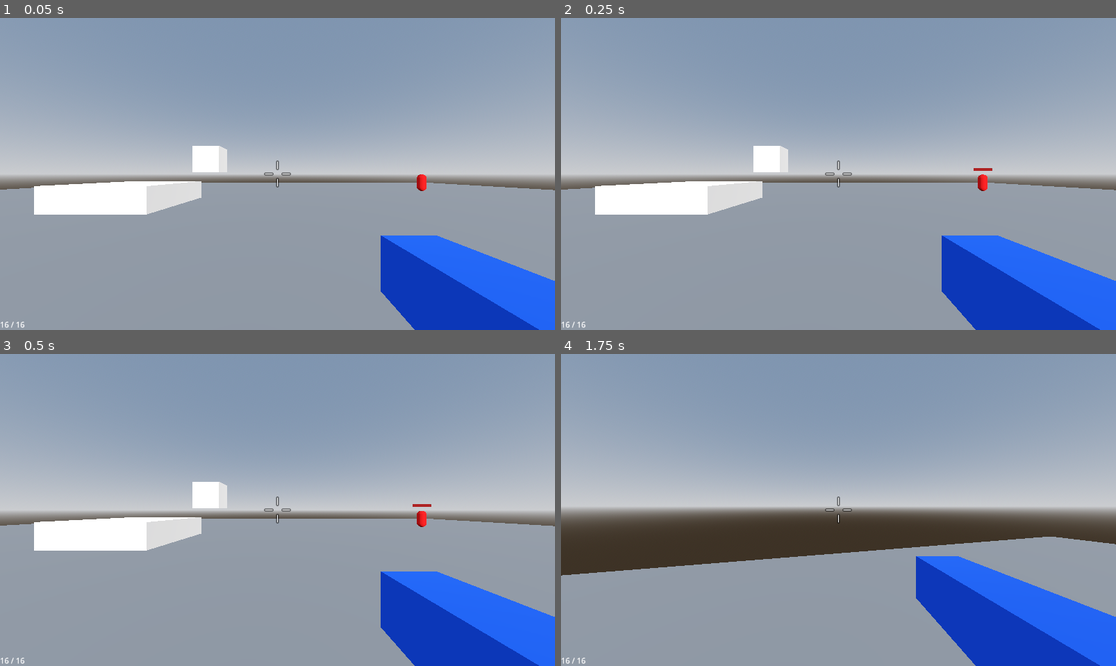
Above: before the commit, frames 1-4 (two rows, left to right).
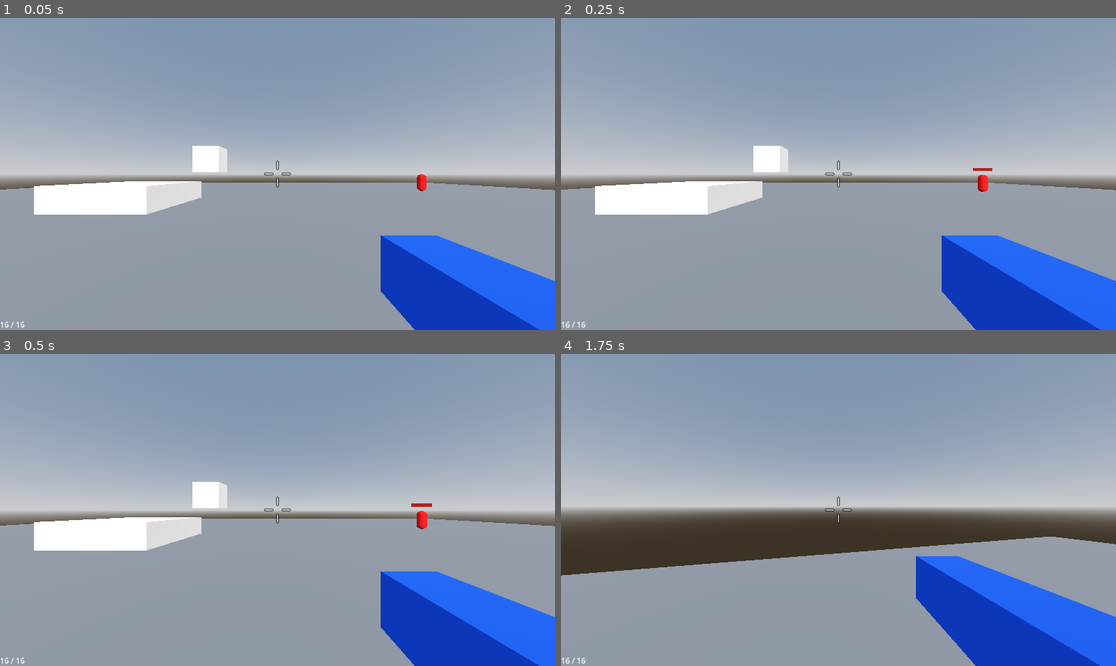
Above: after the commit, the same moments.

Repository: rsrasmu2/Brackeys2025
Game: Godot game, scene res://assets/test_environment/test_environment.tscn
Two runs of this game, one before a commit and one after it. Both use one fixed random seed, a clock stepped at 60 frames per second and the inputs below. This scene is started directly instead of the project's main scene.
Inputs (mouse positions are in pixels of both pictures, inside the frame that each line leads up to):
- Up to frame 1 (0.05 s): no input
- Up to frame 2 (0.25 s): no input
- Up to frame 3 (0.5 s): no input
- Up to frame 4 (1.75 s): tap Enter at 0.5 s; move the mouse to (832, 516) at 0.52 s; hold Right mouse button (melee) 0.53-1.28 s; hold W (move_forward) from 0.53 s (still down); tap Space (jump) at 0.77, 1.52 s; move the mouse to (877, 513) at 1.27 s; tap Shift (dash) at 1.35 s; right-click (877, 513) at 1.55 s

The runs differ from the first frame. In frame 1, less than 0.1% of the frame differs, in the area x 76-77%, y 55-56%; in frame 2, less than 0.1%; in frame 3, less than 0.1%, in the area x 74-78%, y 47-57%; in frame 4, nothing differs.

Commit message:
Add attacking enemies

Diff:
--- a/assets/enemy/enemy.gd
+++ b/assets/enemy/enemy.gd
@@ -1,5 +1,11 @@
 class_name Enemy
 extends CharacterBody3D
+
+enum EnemyState { Following, AttackingWindup, Attacking }
+@onready var state: EnemyState = EnemyState.Following
+
+func _process(delta: float) -> void:
+	move_and_slide()
 
 func take_damage(amount: int) -> void:
 	$Health.health -= amount
--- a/assets/enemy/enemy.tscn
+++ b/assets/enemy/enemy.tscn
@@ -1,8 +1,11 @@
-[gd_scene load_steps=17 format=3 uid="uid://cr5r7kt1j1ati"]
+[gd_scene load_steps=20 format=3 uid="uid://cr5r7kt1j1ati"]
 
 [ext_resource type="Script" uid="uid://dxqniy5yhd62o" path="res://assets/enemy/enemy.gd" id="1_4nxta"]
 [ext_resource type="PackedScene" uid="uid://dkp5y0u8pd54k" path="res://assets/common/health/health.tscn" id="1_hx8jw"]
 [ext_resource type="PackedScene" uid="uid://bpycvx6icpx8o" path="res://assets/enemy/health_bar.tscn" id="3_uu6ev"]
+[ext_resource type="Script" uid="uid://dwmwlob6qacbf" path="res://assets/enemy/movement.gd" id="4_gxvxc"]
+[ext_resource type="Script" uid="uid://k8it2s8jr2qy" path="res://assets/enemy/melee_attack.gd" id="4_x63uy"]
+[ext_resource type="Script" uid="uid://dhefwn5nr2dpi" path="res://assets/enemy/enemy_target.gd" id="5_0tmw4"]
 
 [sub_resource type="CapsuleShape3D" id="CapsuleShape3D_4nxta"]
 radius = 0.3
@@ -42,7 +45,7 @@
 "times": PackedFloat32Array(0),
 "transitions": PackedFloat32Array(1),
 "update": 0,
-"values": [Vector3(0, 0.565, 0)]
+"values": [Vector3(0, 0.7, 0)]
 }
 tracks/2/type = "value"
 tracks/2/imported = false
@@ -135,10 +138,10 @@
 tracks/1/interp = 1
 tracks/1/loop_wrap = true
 tracks/1/keys = {
-"times": PackedFloat32Array(0, 0.3),
-"transitions": PackedFloat32Array(1, 1),
-"update": 0,
-"values": [Vector3(0, 0.91, 0), Vector3(0, 0.7, 0)]
+"times": PackedFloat32Array(0, 0.3, 0.65),
+"transitions": PackedFloat32Array(1, 1, 1),
+"update": 0,
+"values": [Vector3(0, 0.91, 0), Vector3(0, 0.665, 0), Vector3(0, 0.7, 0)]
 }
 tracks/2/type = "value"
 tracks/2/imported = false
@@ -147,10 +150,10 @@
 tracks/2/interp = 1
 tracks/2/loop_wrap = true
 tracks/2/keys = {
-"times": PackedFloat32Array(0, 0.3),
-"transitions": PackedFloat32Array(1, 1),
-"update": 0,
-"values": [Vector3(1.3, 1.3, 1.3), Vector3(1, 1, 1)]
+"times": PackedFloat32Array(0, 0.3, 0.65),
+"transitions": PackedFloat32Array(1, 1, 1),
+"update": 0,
+"values": [Vector3(1.3, 1.3, 1.3), Vector3(0.95, 0.95, 0.95), Vector3(1, 1, 1)]
 }
 tracks/3/type = "value"
 tracks/3/imported = false
@@ -271,7 +274,7 @@
 shape = SubResource("CapsuleShape3D_4nxta")
 
 [node name="MeshInstance3D" type="MeshInstance3D" parent="."]
-transform = Transform3D(1, 0, 0, 0, 1, 0, 0, 0, 1, 0, 0.565, 0)
+transform = Transform3D(1, 0, 0, 0, 1, 0, 0, 0, 1, 0, 0.7, 0)
 mesh = SubResource("CapsuleMesh_uu6ev")
 surface_material_override/0 = SubResource("StandardMaterial3D_x63uy")
 
@@ -282,10 +285,30 @@
 texture = SubResource("ViewportTexture_uu6ev")
 health = NodePath("../Health")
 
+[node name="Movement" type="Node3D" parent="." node_paths=PackedStringArray("controller", "target")]
+script = ExtResource("4_gxvxc")
+controller = NodePath("..")
+target = NodePath("../EnemyTarget")
+
+[node name="EnemyTarget" type="Node" parent="."]
+script = ExtResource("5_0tmw4")
+
+[node name="MeleeAttack" type="Node3D" parent="." node_paths=PackedStringArray("character_controller", "target", "movement", "animation_player")]
+script = ExtResource("4_x63uy")
+character_controller = NodePath("..")
+target = NodePath("../EnemyTarget")
+movement = NodePath("../Movement")
+animation_player = NodePath("../AnimationPlayer")
+
+[node name="WindupTimer" type="Timer" parent="MeleeAttack"]
+one_shot = true
+
 [node name="AnimationPlayer" type="AnimationPlayer" parent="."]
 libraries = {
 &"": SubResource("AnimationLibrary_gxvxc")
 }
 autoplay = "idle"
+speed_scale = 1.6
 
 [connection signal="died" from="Health" to="." method="_on_health_died"]
+[connection signal="timeout" from="MeleeAttack/WindupTimer" to="MeleeAttack" method="_on_windup_timer_timeout"]
--- a/assets/enemy/target.gd
+++ b/assets/enemy/enemy_target.gd
@@ -1,4 +1,4 @@
-class_name Target
+class_name EnemyTarget
 extends Node
 
 var target: Player:
--- /dev/null
+++ b/assets/enemy/melee_attack.gd
@@ -0,0 +1,22 @@
+extends Node3D
+
+@export var character_controller: Enemy
+@export var target: EnemyTarget
+@export var movement: Movement
+@export var distance_to_attack: float = 5.0
+@export var animation_player: AnimationPlayer
+
+var sqr_distance: float = distance_to_attack * distance_to_attack
+
+func _process(_delta: float) -> void:
+	if character_controller.state == character_controller.EnemyState.Following and target.target != null and global_position.distance_squared_to(target.target.global_position) <= sqr_distance:
+		character_controller.state = character_controller.EnemyState.AttackingWindup
+		animation_player.play("melee_windup")
+		$WindupTimer.start()
+
+func _on_windup_timer_timeout() -> void:
+	character_controller.state = character_controller.EnemyState.Attacking
+	await $"../AnimationPlayer".animation_finished
+	animation_player.play("melee_end")
+	await $"../AnimationPlayer".animation_finished
+	character_controller.state = character_controller.EnemyState.Following
--- /dev/null
+++ b/assets/enemy/movement.gd
@@ -0,0 +1,38 @@
+class_name Movement
+extends Node3D
+
+signal destination_reached
+
+@export var controller: Enemy
+@export var target: EnemyTarget
+var target_position: Vector3
+var speed: float = 4
+
+var _mid_attack: bool = false
+
+func _process(delta: float) -> void:
+	if not controller.is_on_floor():
+		controller.velocity.y -= 9.8 * delta
+	else:
+		controller.velocity.y = 0
+
+	if controller.state == controller.EnemyState.Following:
+		_mid_attack = false
+		var displacement = target.target.global_position - global_position
+		var velocity = Vector2(displacement.x, displacement.z).normalized() * speed
+		controller.velocity.x = velocity.x
+		controller.velocity.z = velocity.y
+	elif controller.state == controller.EnemyState.AttackingWindup:
+		_mid_attack = false
+		controller.velocity.x = 0
+		controller.velocity.z = 0
+	elif controller.state == controller.EnemyState.Attacking:
+		var displacement = target.target.global_position - global_position
+		if not _mid_attack:
+			_mid_attack = true
+			var velocity = Vector2(displacement.x, displacement.z).normalized() * speed * 2
+			controller.velocity.x = velocity.x
+			controller.velocity.y = 4
+			controller.velocity.z = velocity.y
+		elif displacement.length_squared() <= 0.1:
+			emit_signal(destination_reached.get_name())
--- a/assets/environment/Level 2/new_terrain_3d_material.tres
+++ b/assets/environment/Level 2/new_terrain_3d_material.tres
@@ -1,46 +1,5 @@
-[gd_resource type="Terrain3DMaterial" load_steps=4 format=3 uid="uid://b1y177mluqlu0"]
-
-[sub_resource type="Gradient" id="Gradient_wjuo6"]
-offsets = PackedFloat32Array(0.2, 1)
-colors = PackedColorArray(1, 1, 1, 1, 0, 0, 0, 1)
-
-[sub_resource type="FastNoiseLite" id="FastNoiseLite_bhck2"]
-noise_type = 2
-frequency = 0.03
-cellular_jitter = 3.0
-cellular_return_type = 0
-domain_warp_enabled = true
-domain_warp_type = 1
-domain_warp_amplitude = 50.0
-domain_warp_fractal_type = 2
-domain_warp_fractal_lacunarity = 1.5
-domain_warp_fractal_gain = 1.0
-
-[sub_resource type="NoiseTexture2D" id="NoiseTexture2D_4cuf6"]
-seamless = true
-color_ramp = SubResource("Gradient_wjuo6")
-noise = SubResource("FastNoiseLite_bhck2")
+[gd_resource type="Terrain3DMaterial" format=3 uid="uid://b1y177mluqlu0"]
 
 [resource]
-_shader_parameters = {
-&"bias_distance": 512.0,
-&"blend_sharpness": 0.5,
-&"depth_blur": 0.0,
-&"flat_terrain_normals": false,
-&"general": null,
-&"macro_variation": true,
-&"macro_variation1": Color(1, 1, 1, 1),
-&"macro_variation2": Color(1, 1, 1, 1),
-&"macro_variation_slope": 0.333,
-&"mipmap_bias": 1.0,
-&"mipmaps": null,
-&"noise1_angle": 0.0,
-&"noise1_offset": Vector2(0.5, 0.5),
-&"noise1_scale": 0.04,
-&"noise2_scale": 0.076,
-&"noise_texture": SubResource("NoiseTexture2D_4cuf6"),
-&"projection_threshold": 0.8,
-&"vertical_projection": true
-}
 show_checkered = true
 show_grey = true
Renamed: assets/enemy/target.gd.uid -> assets/enemy/enemy_target.gd.uid
Not shown, added: assets/enemy/melee_attack.gd.uid
Not shown, added: assets/enemy/movement.gd.uid
